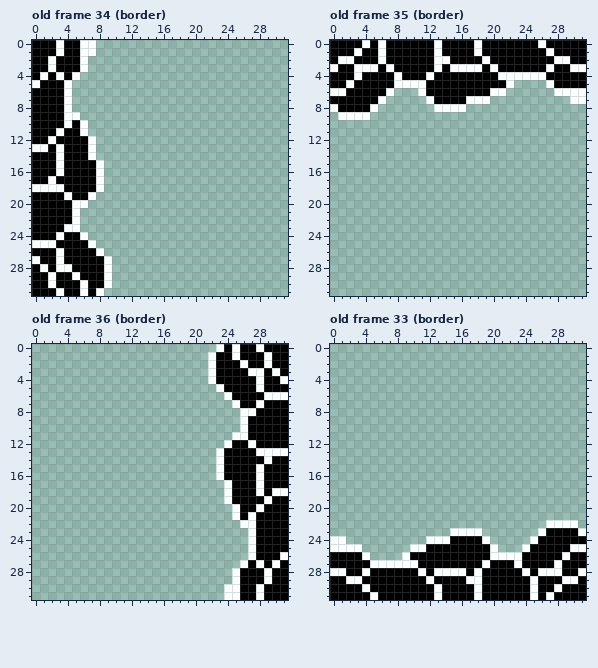
One commit to this pixel-art file: project/ase/block.aseprite. Above, as it was before the edit.
32x32 pixels, 36 frames. Colours within 5 levels of each other are drawn and written as one. Shown: old frame 34 (border), old frame 35 (border), old frame 36 (border), old frame 33 (border). The commit also changed other frames, which this record leaves out.
After the commit:
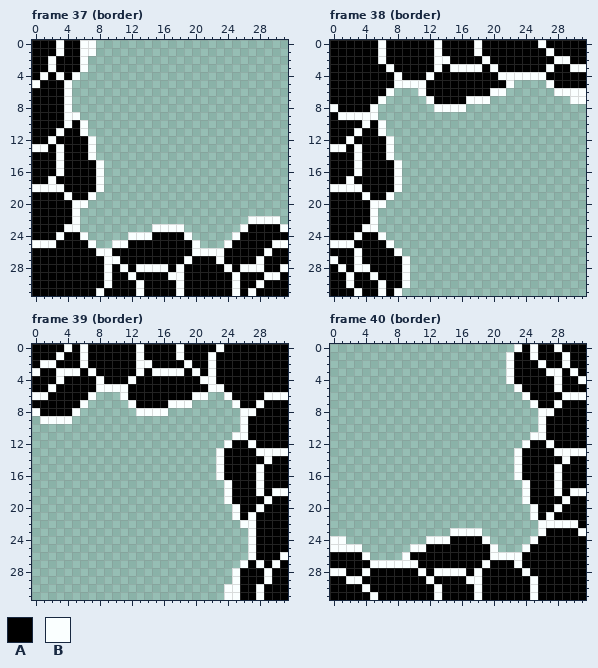
Palette (. is transparent): A #000000  B #faffff
A new or re-ordered frame is compared with the old frame closest to it.
Difference:
frames 36 -> 48
Changed rows in their new state; - is an unchanged pixel.
Frame 37 (border) is new; against old frame 34 (border), layer "Layer 1":
first column x 0:
22 ---------------------------BBBB-
23 ---------------BBBB-------BAAAAB
24 ------------BBBAAAAB-----BAAAAAA
25 ----------BBAAAAAAAAB---BAAAAABB
26 ---A-----BAAAAAAAAAABBBBAAAAABAA
27 A--A------BAAAAAAAABAAABAAAABAAA
28 -A-AA-----ABABBBBABAAAAABABBBAAB
29 --A--A----AABAAAABBAAAAAABAAABBA
30 --A---A---AAABAAAABAAAAAABAABAAA
31 ---A--A--AAAABAAAABAAAAAABABAAAA
Frame 38 (border) is new; against old frame 35 (border), layer "Layer 1":
first column x 0:
 0 ----A-----
 1 ---A------
 2 -AA-------
 3 A--AAA----
 4 ---A------
 5 --A-------
 6 AA--------
 9 A----B----
10 AAAABAB---
11 AAABAAB---
12 AABAAAAB--
13 BBABAAAB--
14 AAABAAAB--
15 AAABAAAAB-
16 AAABAAAAB-
17 AABAAAAAB-
18 BBBBAAAAB-
19 AAAABAAB--
20 AAAAABB---
21 AAAAAB----
22 AAAAAB----
23 AAAABB----
24 AAABAAB---
25 BBBAAAAB--
26 AAABAAAAB-
27 BAABAAAAAB
28 ABABBAAAAB
29 AABAABAAAB
30 AABAAABAAB
31 AAABAABAB-
Frame 39 (border) is new; against old frame 36 (border), layer "Layer 1":
first column x 0:
 0 AAAABABAAAAAABAAAABAAAA--A--A---
 1 AAABAABAAAAAABAAAABAAA---A---A--
 2 ABBAAABAAAAAABBAAAABAA----A--A--
 3 BAABBBABAAAAABABBBBABA-----AA-A-
 4 AAABAAAABAAABAAAAAAAAB------A--A
 5 AABAAAAABBBBAAAAAAAAAAB-----A---
 6 BBAAAAAB---BAAAAAAAABB----------
 7 AAAAAAB-----BAAAABBB------------
 8 BAAAAB-------BBBB---------------
 9 -BBBB---------------------------
Frame 40 (border) is new; against old frame 33 (border), layer "Layer 1":
first column x 22:
 0 -BABAABAAA
 1 BAABAAABAA
 2 BAAABAABAA
 3 BAAAABBABA
 4 BAAAAABAAB
 5 -BAAAABAAA
 6 --BAAAABBB
 7 ---BAABAAA
 8 ----BBAAAA
 9 ----BAAAAA
10 ----BAAAAA
11 ---BBAAAAA
12 --BAABAAAA
13 -BAAAABBBB
14 -BAAAAABAA
15 -BAAAABAAA
16 -BAAAABAAA
17 --BAAABAAA
18 --BAAABABB
19 --BAAAABAA
20 ---BAABAAA
21 ---BABAAAA
22 ----B----A
25 --------AA
26 -------A--
27 ------A---
28 ----AAA--A
29 -------AA-
30 ------A---
31 -----A----
Boxes around the changes in both pictures, in picture pixels (x1, y1, x2, y2):
changed: (32, 216, 288, 296)
changed: (330, 40, 410, 296)
changed: (32, 344, 288, 424)
changed: (506, 344, 586, 600)
